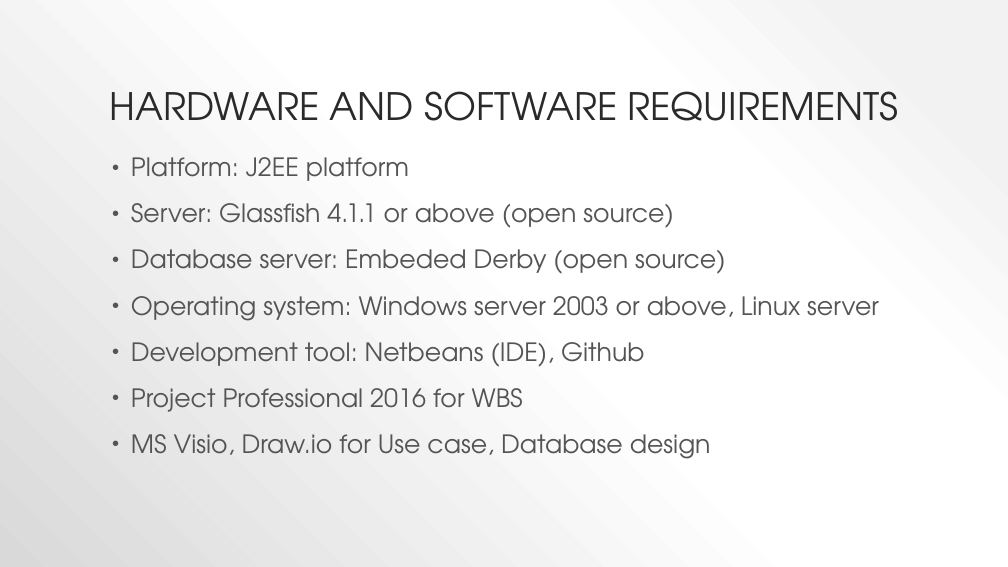
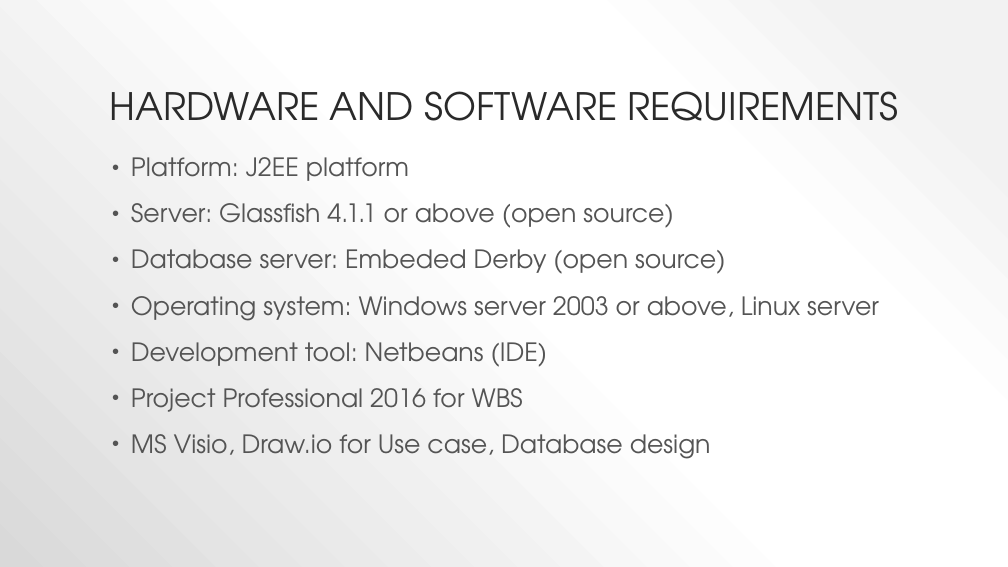
Before and after one commit to cquRotary/RotaryClub, a slide deck: slide 4 of Document/Rotary Youth Drive Awareness Project.pptx. Drawn at 1008x567 pixels with LibreOffice and Linux fonts; fonts in the diff are those of the drawing. Boxes give left, top, right and bottom in pixels: in the first picture for what was removed or moved away, otherwise in the second. Text is boxed around its words. In the diff, an @@ line names an element or a change of style, - is before the commit and + after.

```diff
--- a/Document/Rotary Youth Drive Awareness Project.pptx
+++ b/Document/Rotary Youth Drive Awareness Project.pptx
@@ text at [131, 342, 548, 367]: text changed @@
-• Development tool: Netbeans (IDE), Github
+• Development tool: Netbeans (IDE)
```
Also in this commit, not shown: 13 other slides changed, 1 slide added, 2 other files.
